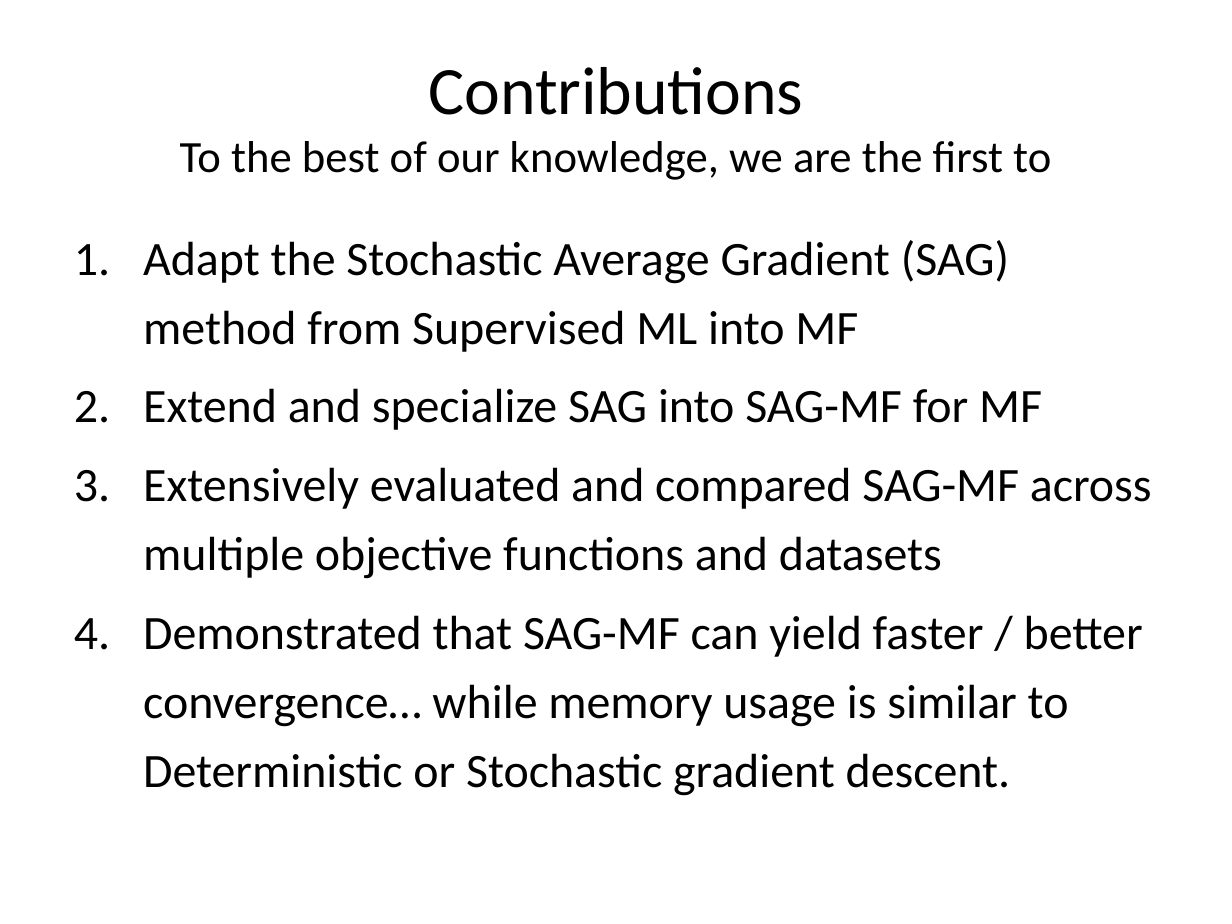
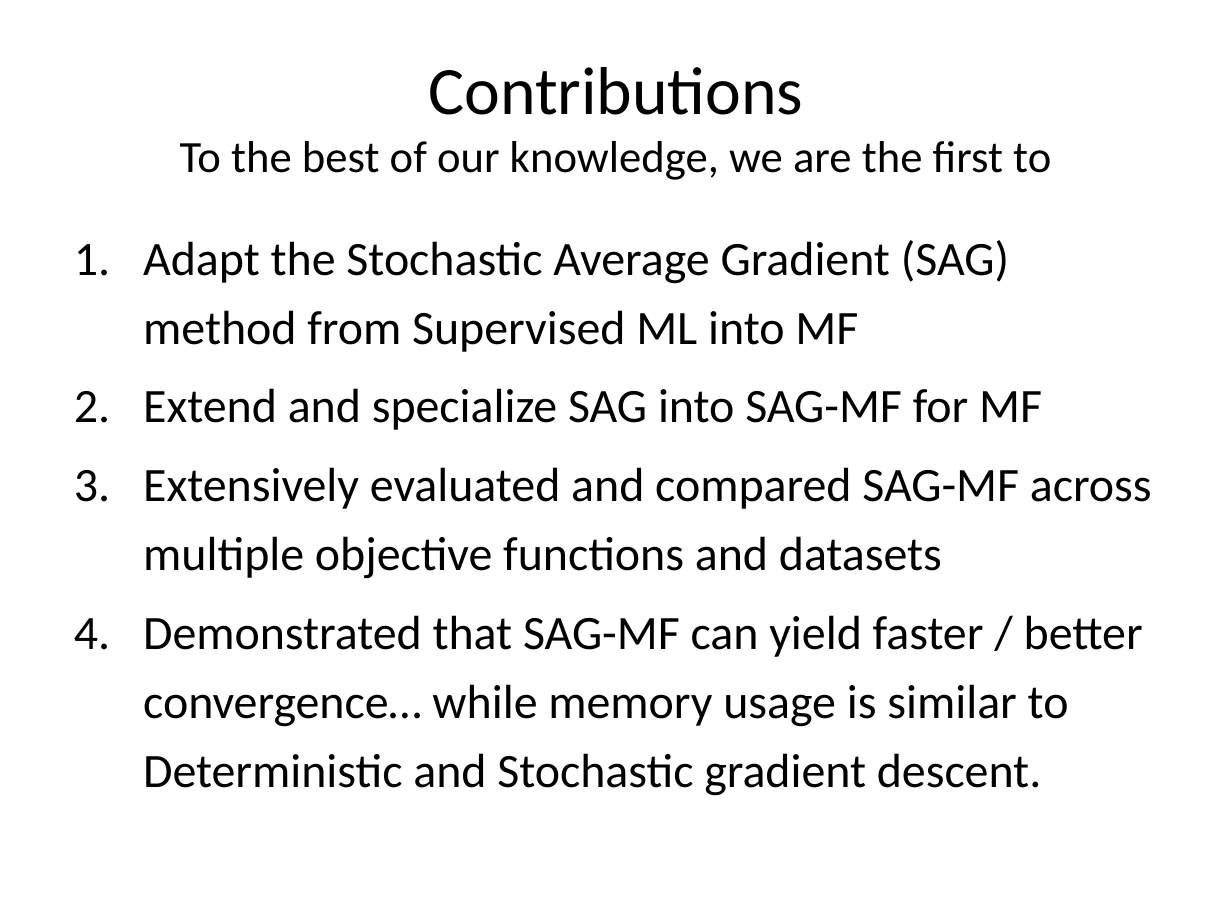
Before and after one commit to jamestklo/MatrixFactorizationMatlab, a slide deck: slide 54 of cs534L-SAGmf.pptx (slide 53 before the commit). Drawn at 1232x924 pixels with LibreOffice and Linux fonts; fonts in the diff are those of the drawing. Boxes give left, top, right and bottom in pixels: in the first picture for what was removed or moved away, otherwise in the second. Text is boxed around its words. In the diff, an @@ line names an element or a change of style, - is before the commit and + after.

```diff
--- a/cs534L-SAGmf.pptx
+++ b/cs534L-SAGmf.pptx
@@ text at (x1=143, y1=615, x2=1143, y2=796): text changed @@
-4. Demonstrated that SAG-MF can yield faster / better convergence… while memory usage is similar to Deterministic or Stochastic gradient descent.
+4. Demonstrated that SAG-MF can yield faster / better convergence… while memory usage is similar to Deterministic and Stochastic gradient descent.
```
Also in this commit, not shown: 6 other slides changed, 1 slide added.
